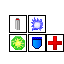
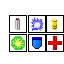
Layers edited between the first and the second 64px x 64px image:
added layer "Extra shade" (hard light, 60%) above "Bullet shadow" over [53,18,57,29]
added layer "Bullet shadow" (20%) above "Bullet lines" over [53,19,57,30]
added layer "Bullet lines" above "Bulletshape" over [52,20,57,29]
added layer "Bulletshape" above "Shell shadow" over [52,18,57,30]
painted on "Background" over [46,15,64,33]
